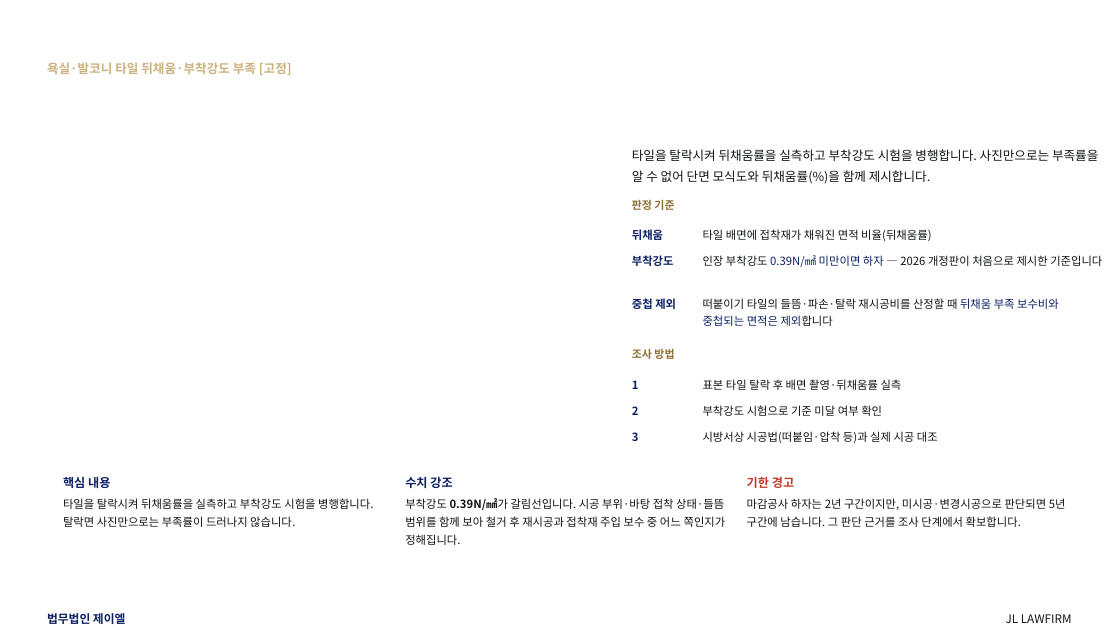
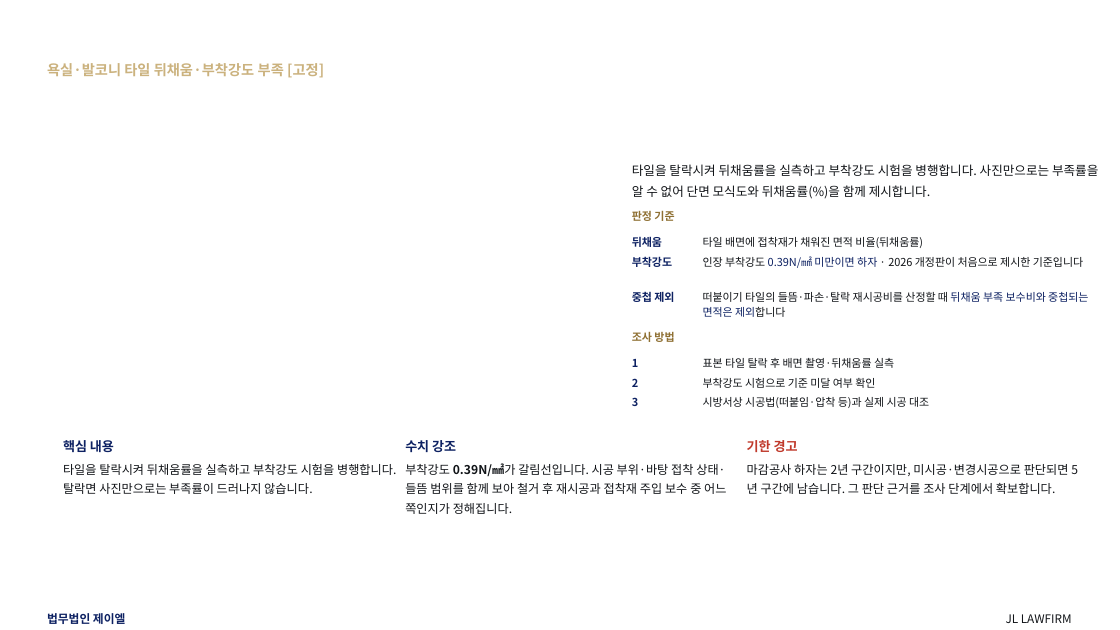
Before and after one commit to kingjin77-rgb/jl-magazine, a slide deck: slide 52 of template/design/preview/JL_하자소송_기본제안서.pptx (slide 39 before the commit). Drawn at 1120x630 pixels with LibreOffice and Linux fonts; fonts in the diff are those of the drawing; background and template pictures are left out. Boxes give left, top, right and bottom in pixels: in the first picture for what was removed or moved away, otherwise in the second. Text is boxed around its words. In the diff, an @@ line names an element or a change of style, - is before the commit and + after.

```diff
--- a/template/design/preview/JL_하자소송_기본제안서.pptx
+++ b/template/design/preview/JL_하자소송_기본제안서.pptx
@@ text "욕실·발코니 타일 뒤채움·부착강도 부족 [고정]" at bbox=[47, 63, 324, 78]: size 10.8 to 12.2 pt; line spacing 15.1pt to 17.1pt @@
@@ text "타일을 탈락시켜 뒤채움률을 실측하고 부착강도 ...": place and size @@
-text "타일을 탈락시켜 뒤채움률을 실측하고 부착강도 ..." at bbox=[632, 149, 1098, 184]
+text "타일을 탈락시켜 뒤채움률을 실측하고 부착강도 ..." at bbox=[632, 164, 1098, 199]
@@ text "판정 기준": place and size @@
-text "판정 기준" at bbox=[632, 200, 674, 210]
+text "판정 기준" at bbox=[632, 211, 674, 221]
@@ text "뒤채움": place and size @@
-text "뒤채움" at bbox=[632, 229, 663, 240]
+text "뒤채움" at bbox=[632, 236, 662, 247]
@@ text "타일 배면에 접착재가 채워진 면적 ...": place and size @@
-text "타일 배면에 접착재가 채워진 면적 ..." at bbox=[703, 229, 931, 241]
+text "타일 배면에 접착재가 채워진 면적 ..." at bbox=[703, 237, 923, 248]
@@ text at bbox=[703, 256, 1083, 268]: text changed; size 9.7 to 9.4 pt @@
-인장 부착강도 0.39N/㎟ 미만이면 하자 — 2026 개정판이 처음으로 제시한 기준입니다
+인장 부착강도 0.39N/㎟ 미만이면 하자 · 2026 개정판이 처음으로 제시한 기준입니다
@@ text "조사 방법": place and size @@
-text "조사 방법" at bbox=[632, 349, 674, 359]
+text "조사 방법" at bbox=[632, 332, 674, 342]
@@ text "1": place and size @@
-text "1" at bbox=[632, 380, 639, 389]
+text "1" at bbox=[632, 359, 638, 367]
@@ text "표본 타일 탈락 후 배면 ...": place and size @@
-text "표본 타일 탈락 후 배면 ..." at bbox=[703, 379, 902, 390]
+text "표본 타일 탈락 후 배면 ..." at bbox=[703, 358, 894, 368]
@@ text "2": place and size @@
-text "2" at bbox=[632, 406, 639, 415]
+text "2" at bbox=[632, 378, 638, 387]
@@ text "부착강도 시험으로 기준 미달 여부 ...": place and size @@
-text "부착강도 시험으로 기준 미달 여부 ..." at bbox=[703, 405, 882, 416]
+text "부착강도 시험으로 기준 미달 여부 ..." at bbox=[703, 378, 875, 388]
@@ size 9.7 to 9.4 pt; line spacing 14.6pt to 13.1pt in 11 elements at bbox=[632, 256, 672, 267], bbox=[703, 237, 923, 248], bbox=[703, 292, 1088, 317], bbox=[632, 236, 662, 247], bbox=[632, 292, 674, 302], bbox=[703, 358, 894, 368], bbox=[632, 359, 638, 367], bbox=[703, 378, 875, 388], bbox=[632, 378, 638, 387], bbox=[703, 397, 929, 408], bbox=[632, 397, 638, 406] @@
@@ 7 texts: place and size @@
-7 texts at bbox=[63, 431, 1066, 527]
+7 texts at bbox=[63, 397, 1069, 494]
@@ size 10.4 to 11.2 pt; line spacing 14.6pt to 15.6pt in 3 elements at bbox=[63, 440, 114, 452], bbox=[405, 440, 456, 452], bbox=[747, 440, 798, 452] @@
@@ text "부착강도 0.39N/㎟가 갈림선입니다. 시공 부위·바탕 ...": place and size @@
-text "부착강도 0.39N/㎟가 갈림선입니다. 시공 부위·바탕 ..." at bbox=[405, 498, 726, 545]
+text "부착강도 0.39N/㎟가 갈림선입니다. 시공 부위·바탕 ..." at bbox=[405, 463, 726, 514]
@@ size 9.7 to 10.4 pt; line spacing 15.6pt to 16.7pt in 3 elements at bbox=[405, 463, 726, 514], bbox=[63, 464, 396, 494], bbox=[747, 464, 1069, 494] @@
```
Also in this commit, not shown: 58 other slides changed, 24 slides added, 3 other files.
